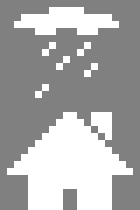
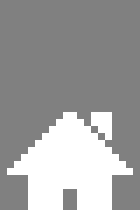
Two versions of the same layered image (140×210). Layer-by-layer changes:
hid "Layer 10", painted on it over [49, 7, 119, 77]
hid "Layer 9" over [14, 7, 119, 98]
